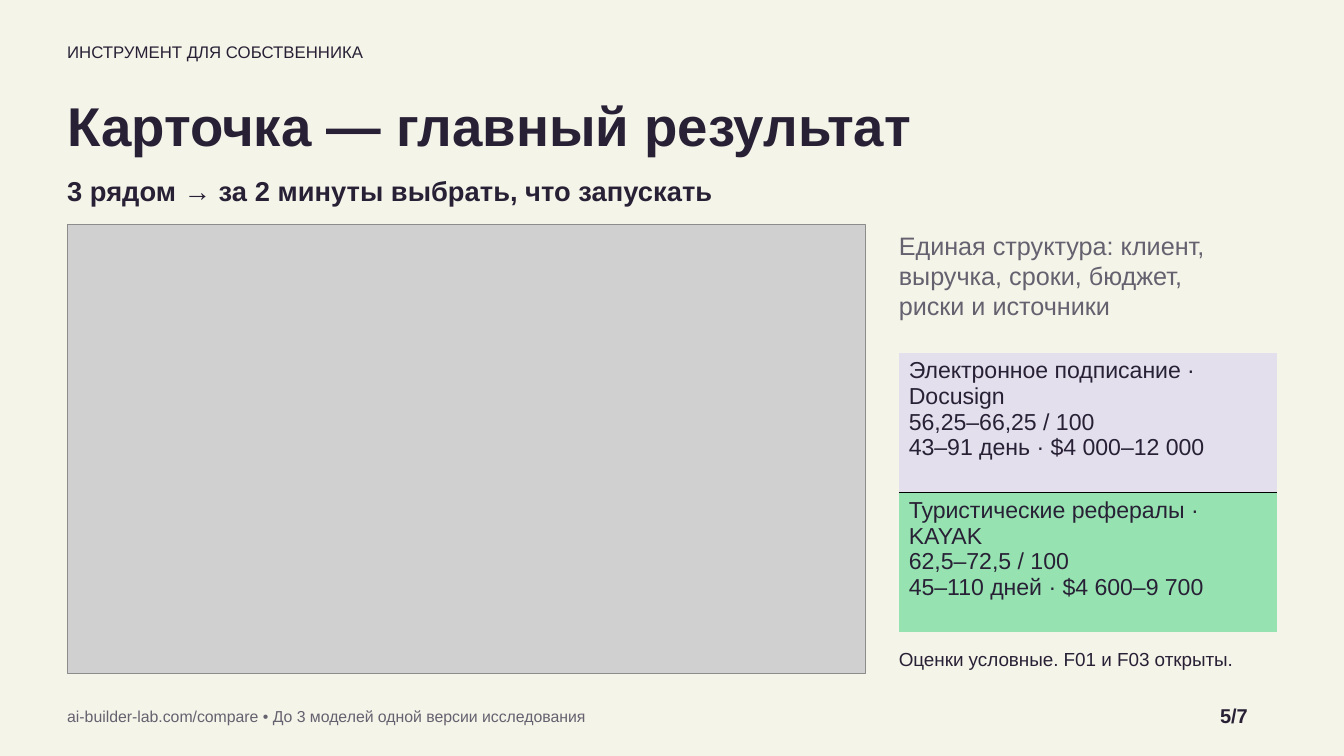
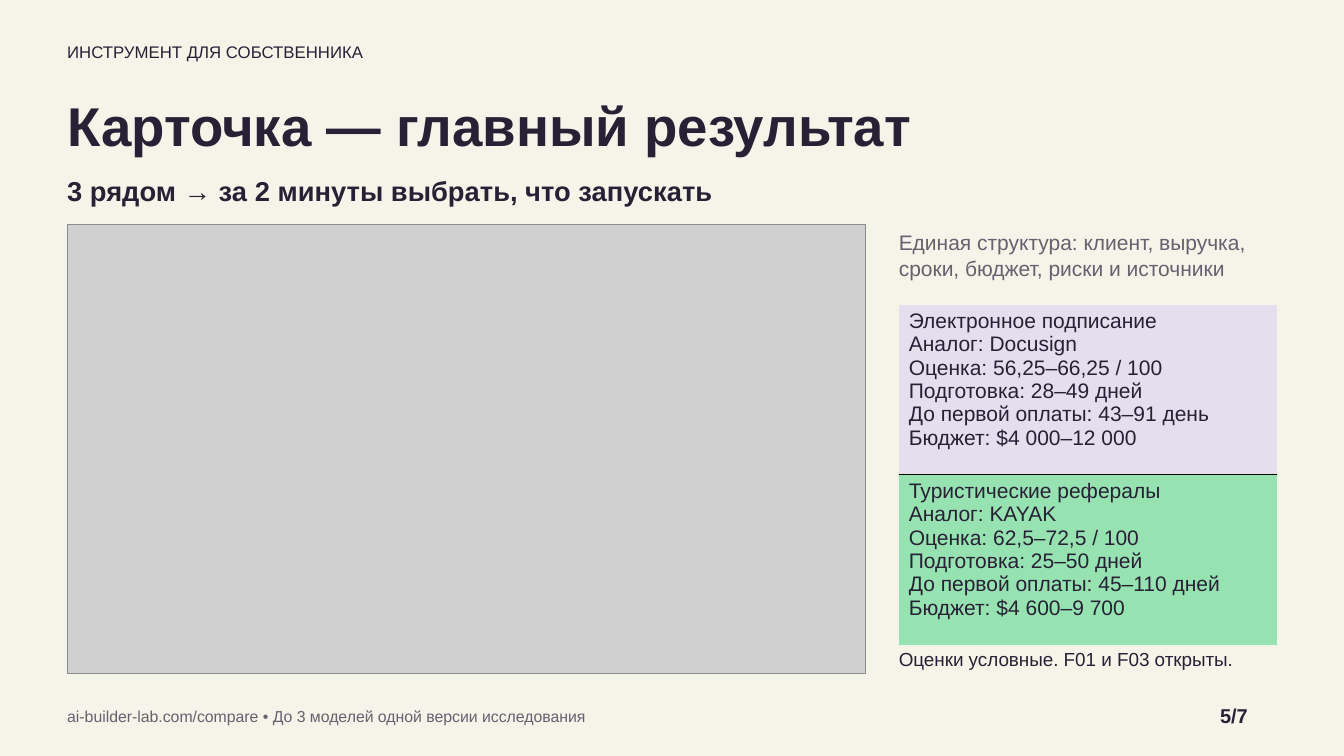
Before and after one commit to bcmle/test_ai_builder, a slide deck: slide 5 of presentation/AI-Builder-CEO.pptx. Drawn at 1344x756 pixels with LibreOffice and Linux fonts; fonts in the diff are those of the drawing; grey boxes stand for pictures. Boxes give left, top, right and bottom in pixels: in the first picture for what was removed or moved away, otherwise in the second. Text is boxed around its words. In the diff, an @@ line names an element or a change of style, - is before the commit and + after.

```diff
--- a/presentation/AI-Builder-CEO.pptx
+++ b/presentation/AI-Builder-CEO.pptx
@@ text at <box>899,235,1245,280</box>: text changed; size 18 to 15 pt @@
-Единая структура: клиент,
-выручка, сроки, бюджет,
-риски и источники
+Единая структура: клиент, выручка,
+сроки, бюджет, риски и источники
@@ table at <box>899,304,1277,645</box> @@
-row 1, column 1: Электронное подписание · Docusign / 56,25–66,25 / 100 / 43–91 день · $4 000–12 000
+row 1, column 1: Электронное подписание / Аналог: Docusign / Оценка: 56,25–66,25 / 100 / Подготовка: 28–49 дней / До первой оплаты: 43–91 день / Бюджет: $4 000–12 000
-row 2, column 1: Туристические рефералы · KAYAK / 62,5–72,5 / 100 / 45–110 дней · $4 600–9 700
+row 2, column 1: Туристические рефералы / Аналог: KAYAK / Оценка: 62,5–72,5 / 100 / Подготовка: 25–50 дней / До первой оплаты: 45–110 дней / Бюджет: $4 600–9 700
@@ table: place and size @@
-table at <box>899,353,1277,632</box>
+table at <box>899,304,1277,645</box>
```
Also in this commit, not shown: 2 other files.
